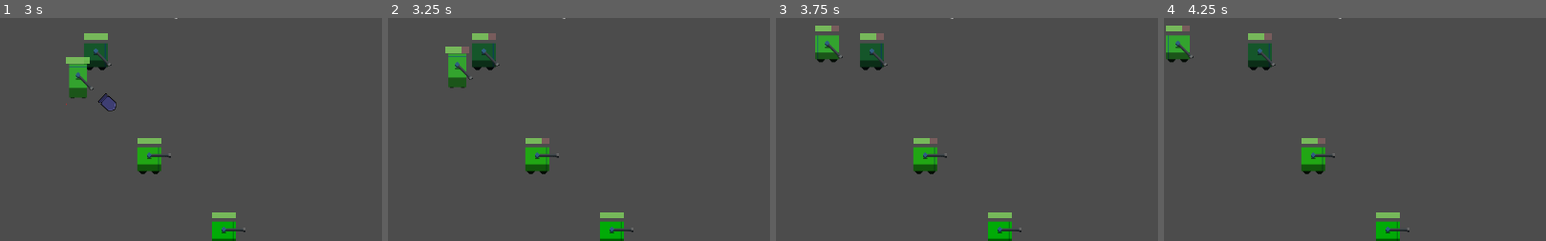
Above: before the commit, frames 1-4 (left to right).
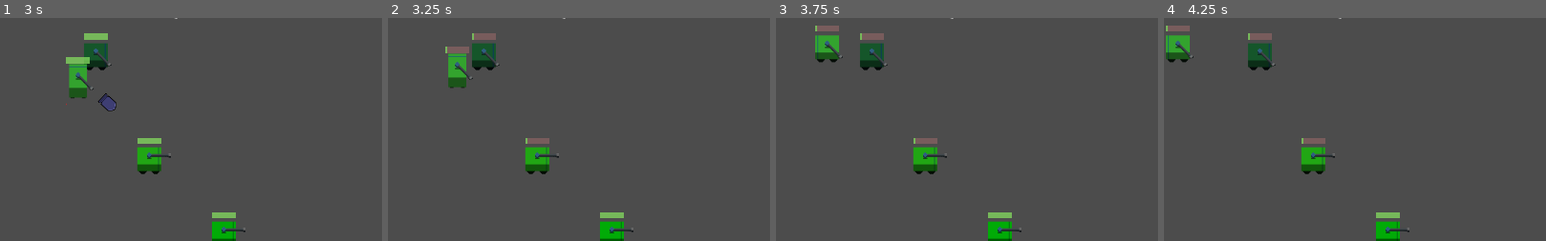
Above: after the commit, the same moments.

Repository: Boyquotes/wyrms
Game: Godot game, scene res://scenes/TurnCoordinator.tscn
The game is run twice, just before and just after one commit, with the same random seed, the same clock (stepped at 60 frames per second) and the same inputs.
Inputs (mouse positions are % of the whole screen's width and height, from its top left):
- Up to frame 1 (3 s): tap Enter at 0.5 s; move the mouse to (72, 45) at 0.52 s; hold Right (ui_right) 0.53-1.28 s; click (72, 45) at 0.67 s; move the mouse to (30, 55) at 1.27 s; hold Down (ui_down) 1.28-2.03 s; move the mouse to (60, 28) at 2.02 s; hold Right (ui_right) 2.03-2.78 s; move the mouse to (45, 70) at 2.77 s; hold Up (ui_up) from 2.78 s (still down); click (45, 70) at 2.92 s
- Up to frame 2 (3.25 s): keep holding Up (ui_up)
- Up to frame 3 (3.75 s): move the mouse to (80, 65) at 3.52 s; release Up (ui_up) at 3.53 s; hold Left (ui_left) from 3.53 s (still down)
- Up to frame 4 (4.25 s): keep holding Left (ui_left)
The pictures show only the part of the screen within x 0-50%, y 2-52%; the shares and areas given below are measured in that part.

Frame 1 is identical in both runs. In frame 2, 0.3% of the frame differs, in the area x 15-41%, y 6-57%; in frame 3, 0.3%; in frame 4, 0.3%.

Commit message:
add death and game management

Diff:
--- a/scripts/TurnCoordinator.gd
+++ b/scripts/TurnCoordinator.gd
@@ -1,12 +1,14 @@
 extends Node2D
 
 var number_of_players = 4
+var current_number_of_players = number_of_players
 
 onready var tank_scene:PackedScene = load("res://scenes/tank.tscn")
 onready var current_player_label:RichTextLabel = $currentPlayerLabel
 onready var turn_duration_label:RichTextLabel = $turnDuration
 var players = []
 var current_player = 0
+var game_running = true
 
 var current_timer = 0.0
 var turn_duration = 30.0
@@ -24,20 +26,55 @@
     update_player_label()
     current_timer = turn_duration
 
+
+func manage_turns(delta):
+    if(count_current_players() <= 1):
+        end_game()
+
+    current_timer -= delta
+    update_timer_label()
+    if(current_timer <= 0):
+        deactivate_current_player()
+        restart_turn()
+        activate_next_player()
+        update_player_label()
+
 func _physics_process(delta):
-    current_timer -= delta
-    update_turn_label()
-    if(current_timer <= 0.0):
+    if(game_running):
+        manage_turns(delta)
+
+func end_game():
+    game_running = false
+
+func count_current_players():
+    var counter = 0
+    for player in players:
+        print(player)
+        if(player):
+            counter += 1
+    return counter
+
+func deactivate_current_player():
+    if(players[current_player]):
         players[current_player].deactivate()
-        current_timer = turn_duration
-        current_player = (current_player + 1) % number_of_players
+
+func restart_turn():
+    current_timer = turn_duration
+
+func end_turn():
+    current_timer = 0
+
+func activate_next_player():
+    current_player = (current_player + 1) % number_of_players
+    if(players[current_player]):
         players[current_player].activate()
-        update_player_label()
+    else:
+        end_turn()
 
 func update_player_label():
     current_player_label.text = "Current Player: P" + str(current_player + 1)
 
-func update_turn_label():
+func update_timer_label():
     turn_duration_label.text = str(int(current_timer))
 
 func set_turn_duration(duration):
--- a/scripts/defaultExplosion.gd
+++ b/scripts/defaultExplosion.gd
@@ -4,5 +4,5 @@
     var bodies = get_overlapping_bodies()
     for body in bodies:
         if(body.is_in_group("player")):
-            body.damage(30)
+            body.damage(90)
     queue_free()
--- a/scripts/tank.gd
+++ b/scripts/tank.gd
@@ -24,6 +24,9 @@
 
 
 func _physics_process(delta):
+    if(health <= 0):
+        queue_free()
+
     if(active):
         process_movement(delta)
         process_aim()
Not shown, added: project.godot~RFfc6502a.TMP
